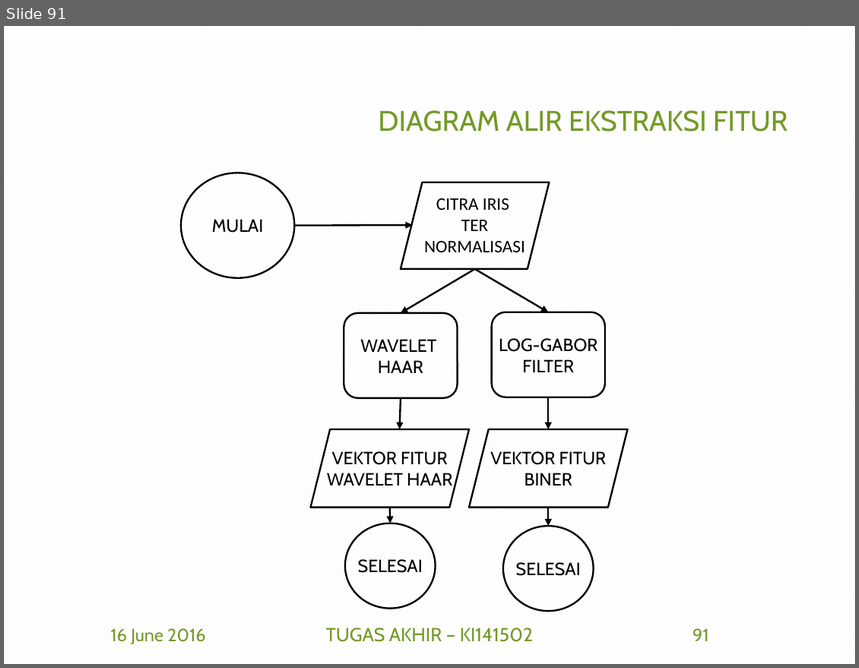
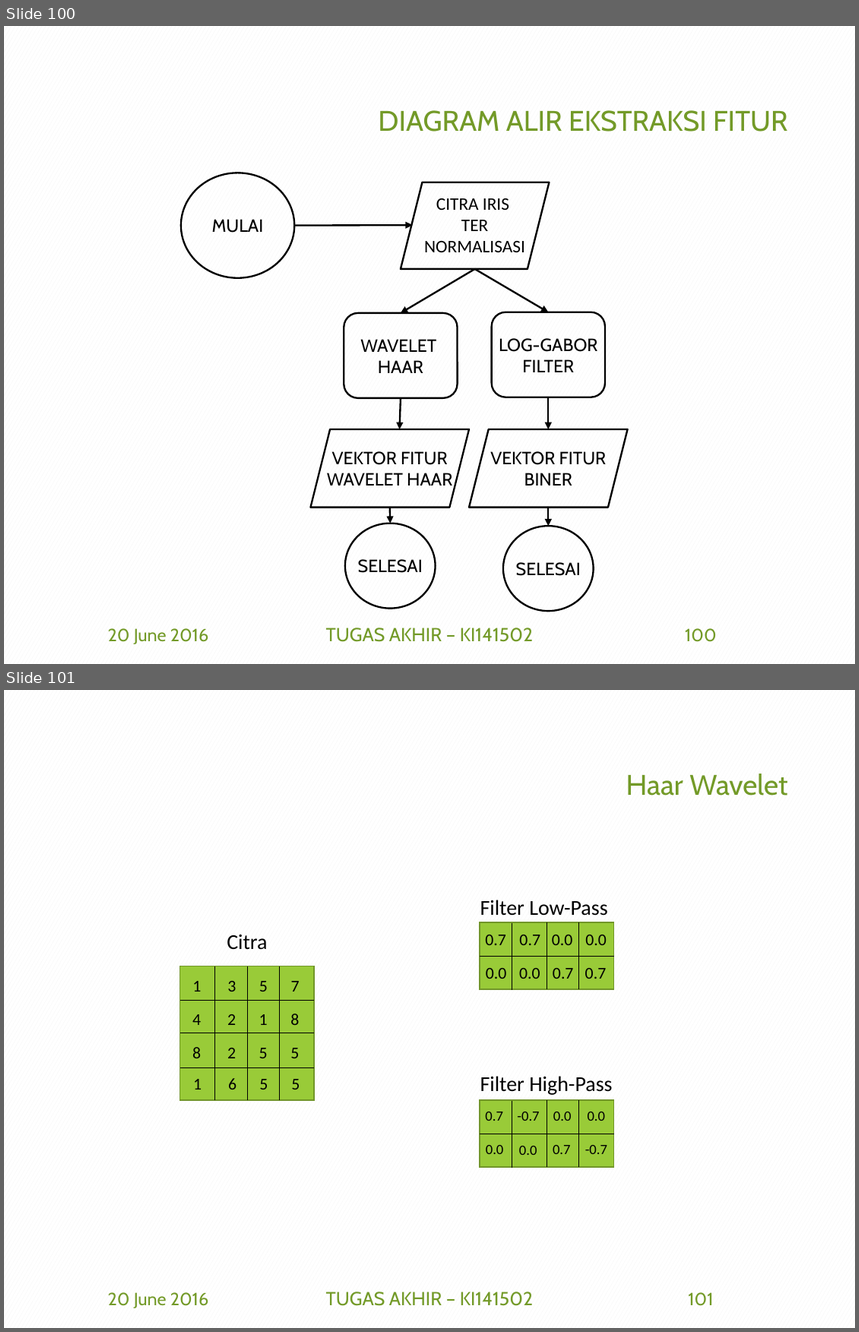
Before and after one commit to afdhalbasith/TA, a slide deck: SiapSidang/5112100153_Afdhal B.pptx. Shown one above the other, each under a label of ours: slide 91 before the commit, slides 100 and 101 after it. The pictures are 859x668 and 859x1332 pixels, drawn with LibreOffice and Linux fonts; fonts in the diff are those of the drawing; background and template pictures are left out. Boxes give left, top, right and bottom in pixels: in the first picture for what was removed or moved away, otherwise in the second. Text is boxed around its words. In the diff, an @@ line names an element or a change of style, - is before the commit and + after.

```diff
--- a/SiapSidang/5112100153_Afdhal B.pptx
+++ b/SiapSidang/5112100153_Afdhal B.pptx
@@ slide 101 added at [4, 690, 855, 1328], background pattern #F2F2F2 on #FFFFFF @@
@@ title added at [626, 774, 788, 796], 24 pt, text #739A28 @@
+Haar Wavelet
@@ group added at [480, 900, 614, 990]: 9 texts, 4 lines, 1 rectangle @@
+0.7
+0.7
+0.7
+0.7
+0.0
+0.0
+0.0
+0.0
+Filter Low-Pass
@@ group added at [480, 1076, 614, 1168]: 9 texts, 4 lines, 1 rectangle @@
+0.7
+-0.7
+0.7
+-0.7
+0.0
+0.0
+0.0
+0.0
+Filter High-Pass
@@ group added at [180, 934, 314, 1100]: 17 texts, 6 lines, 1 rectangle @@
+Citra
+1
+4
+8
+1
+3
+2
+2
+6
+5
+1
+5
+5
+7
+8
+5
+5
@@ text added at [108, 1293, 208, 1309], 15 pt, text #739A28 @@
+20 June 2016
@@ text added at [326, 1292, 533, 1306], 16 pt, text #739A28 @@
+TUGAS AKHIR – KI141502
@@ page number added at [688, 1293, 713, 1306], 15 pt, text #739A28 @@
+101
@@ what was slide 91 is now slide 100 @@
@@ slide 100 changed as well @@
@@ text at [108, 629, 208, 645]: text changed @@
-16 June 2016
+20 June 2016
@@ page number at [685, 629, 717, 642]: text changed @@
-91
+100
```
Also in this commit, not shown: 90 other slides changed, 9 other slides added, 1 other file.
